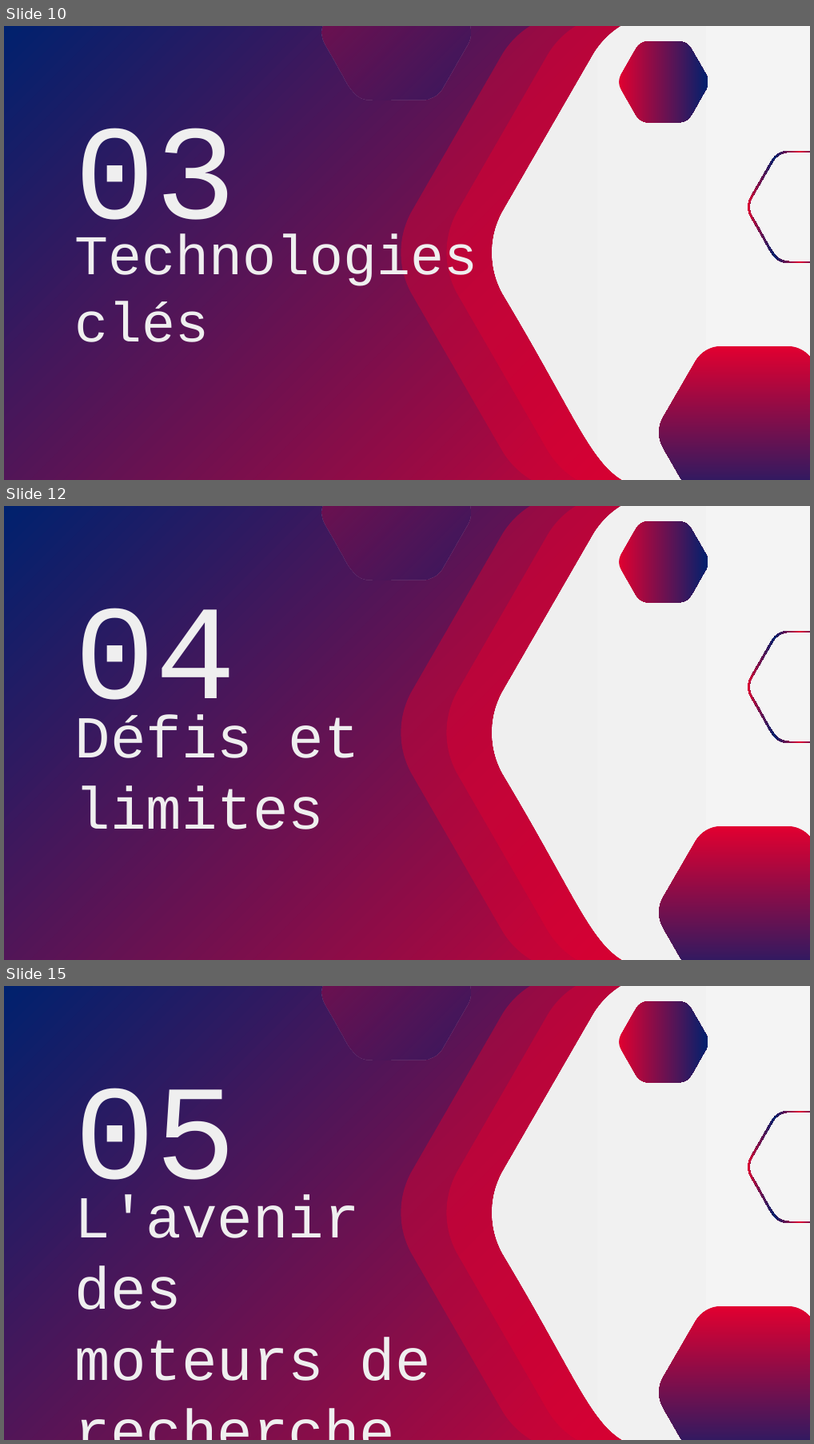
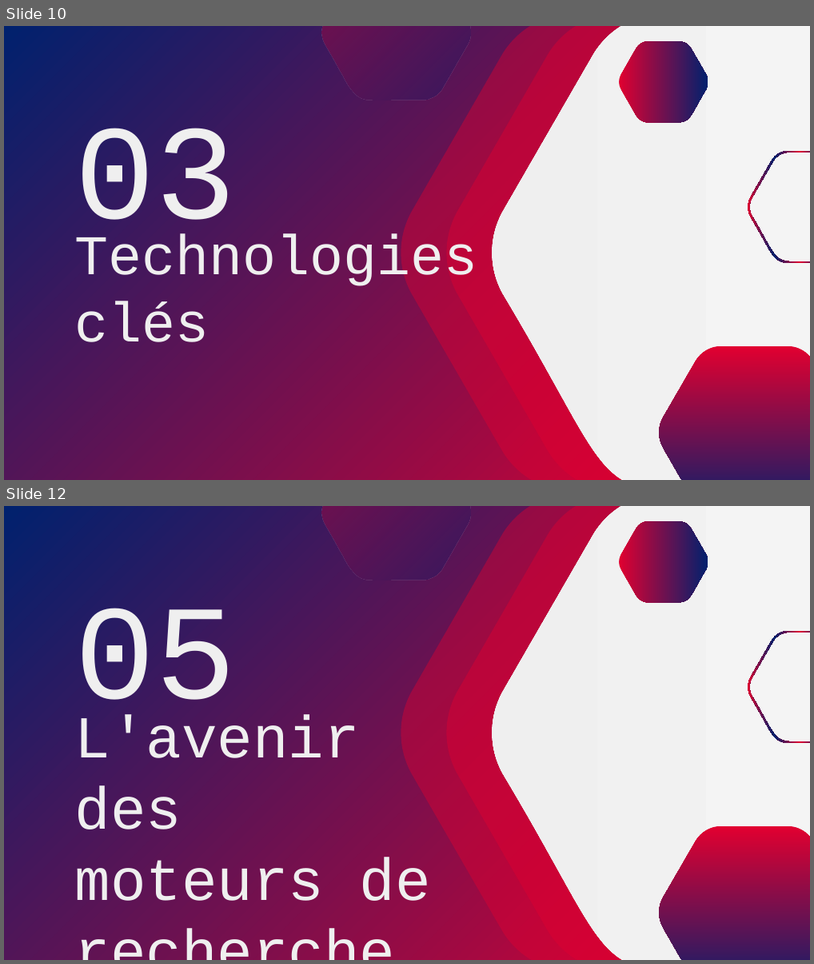
Before and after one commit to SelAchraf/Master, a slide deck: Semestre 2/Bibliographical research/Les_Moteurs_de_recherche.pptx. Shown one above the other, each under a label of ours: slides 10, 12 and 15 before the commit, slides 10 and 12 after it; the slides between them are not shown. The pictures are 814x1444 and 814x964 pixels, drawn with LibreOffice and Linux fonts; fonts in the diff are those of the drawing. Boxes give left, top, right and bottom in pixels: in the first picture for what was removed or moved away, otherwise in the second. Text is boxed around its words. In the diff, an @@ line names an element or a change of style, - is before the commit and + after.

```diff
--- a/Semestre 2/Bibliographical research/Les_Moteurs_de_recherche.pptx
+++ b/Semestre 2/Bibliographical research/Les_Moteurs_de_recherche.pptx
@@ slide 12 removed at [4,506,810,960], background gradient #E20030 to #00216E; not listed: 7 template elements that a slide beside it also shows @@
@@ title removed at [75,608,237,734] @@
-04
@@ title removed at [75,715,360,829] @@
-Défis et limites
@@ what was slide 15 is now slide 12 @@
```
Also in this commit, not shown: 3 slides changed, 2 other slides removed, 9 other files.
